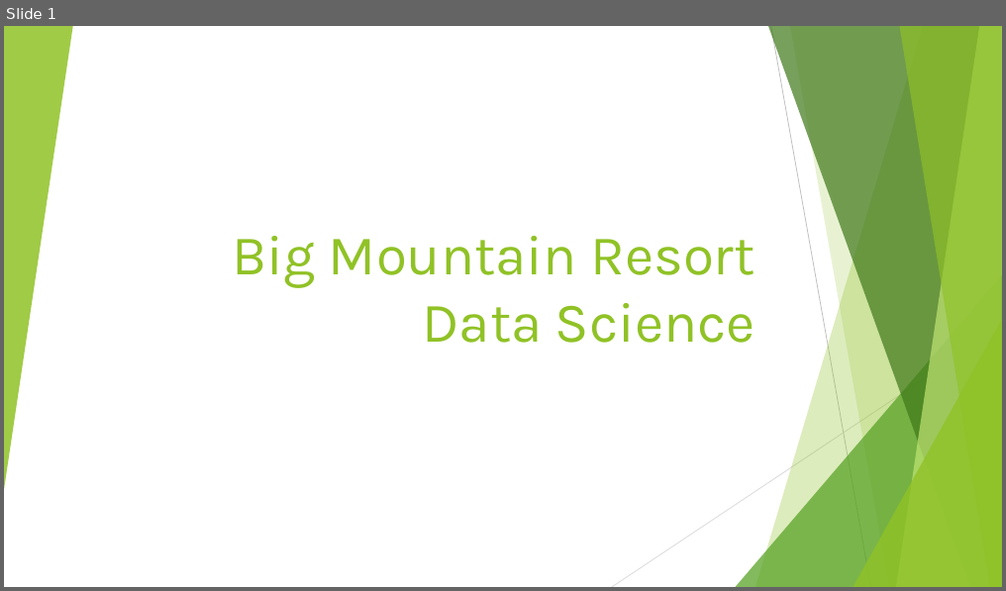
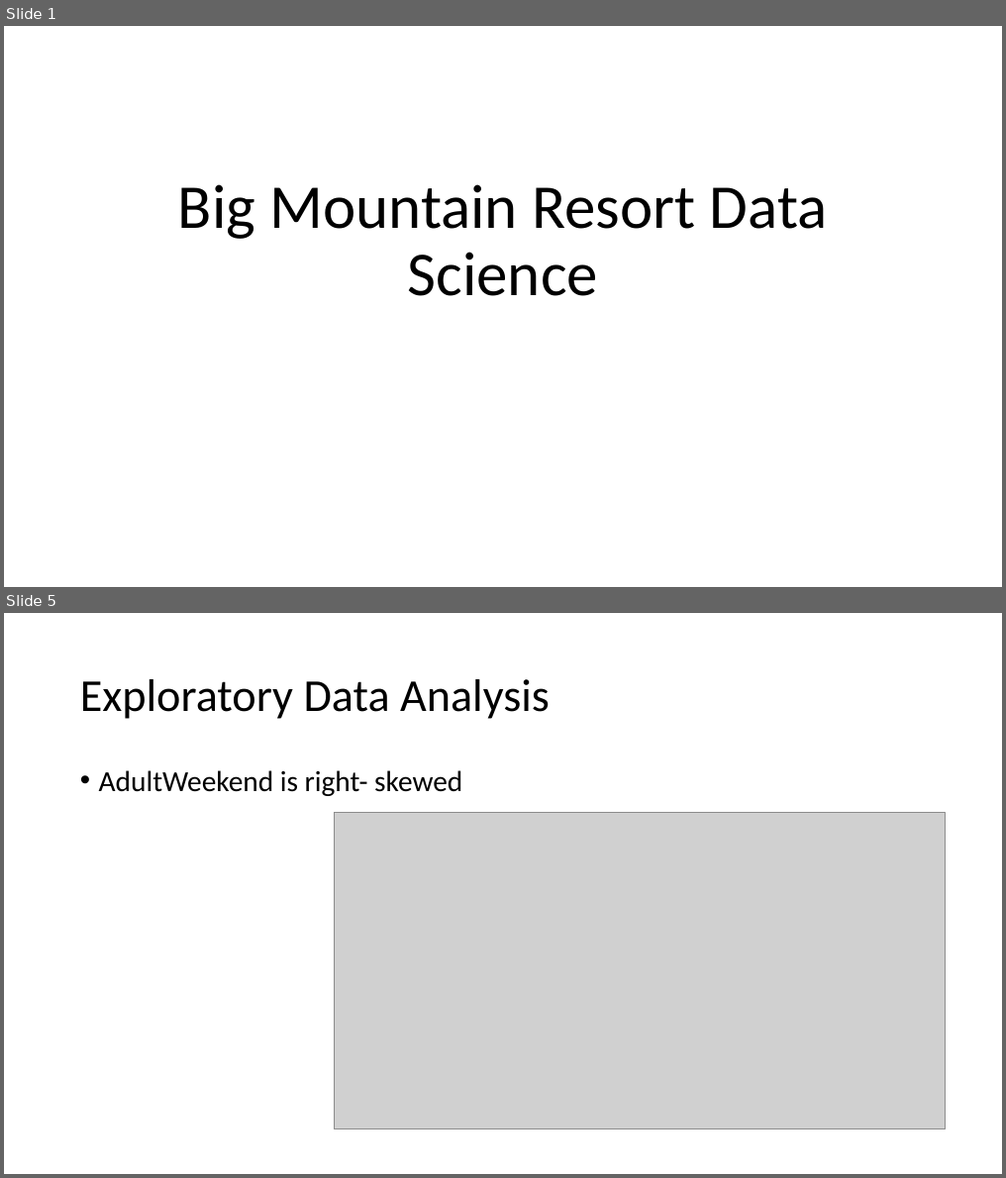
Before and after one commit to ramijau/DataScienceGuidedCapstone, a slide deck: Guided Capstone Presentation.pptx. Shown one above the other, each under a label of ours: slide 1 before the commit, slides 1 and 5 after it; the slides between them are not shown. The pictures are 1006x591 and 1006x1178 pixels, drawn with LibreOffice and Linux fonts; fonts in the diff are those of the drawing; grey boxes stand for pictures. Boxes give left, top, right and bottom in pixels: in the first picture for what was removed or moved away, otherwise in the second. Text is boxed around its words. In the diff, an @@ line names an element or a change of style, - is before the commit and + after.

```diff
--- a/Guided Capstone Presentation.pptx
+++ b/Guided Capstone Presentation.pptx
@@ slide 5 added at (4, 613, 1002, 1174), background #FFFFFF @@
@@ title added at (80, 679, 549, 719), 44 pt, text #000000 @@
+Exploratory Data Analysis
@@ text added at (99, 770, 462, 796), 28 pt, text #000000 @@
+• AdultWeekend is right- skewed
@@ picture added at (334, 813, 945, 1131) @@
@@ slide 1 changed as well @@
@@ group removed at (4, 26, 1002, 587): 5 freeform shapes, 3 triangles, 2 lines @@
@@ title "Big Mountain Resort Data Science": place and size @@
-title "Big Mountain Resort Data Science" at (232, 236, 755, 343)
+title "Big Mountain Resort Data Science" at (178, 184, 828, 296)
@@ title "Big Mountain Resort Data Science" at (178, 184, 828, 296): size 54 to 60 pt, font Karla to Calibri, text colour #90C226 to #000000; alignment right to centre; line spacing 1 to 0.9 @@
```
Also in this commit, not shown: 5 other slides changed, 13 other slides added, 2 slides removed, 15 other files.
